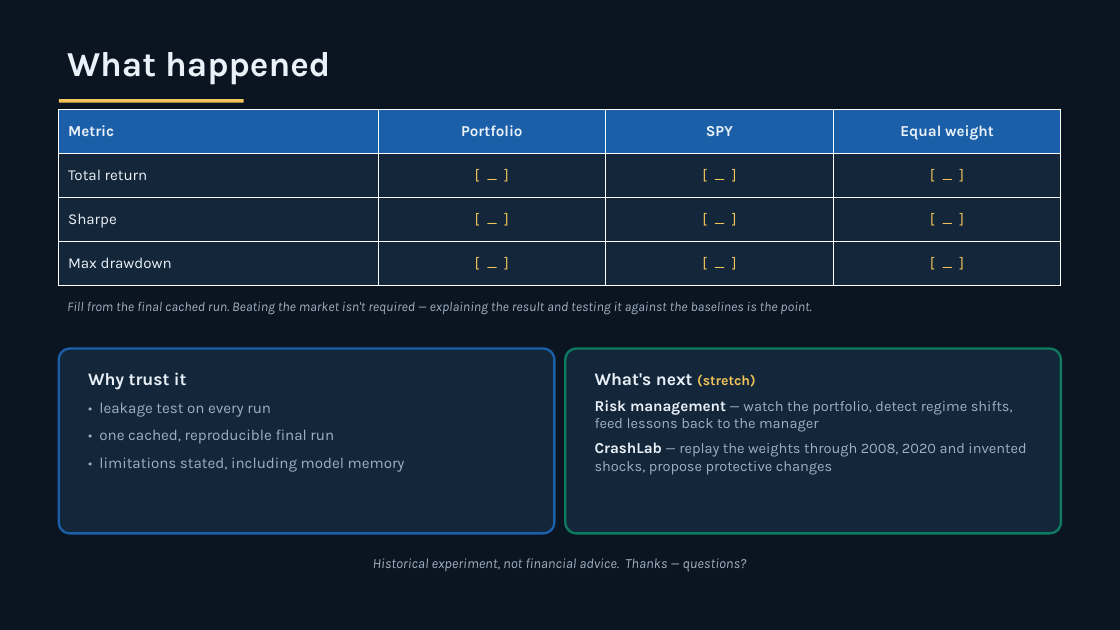
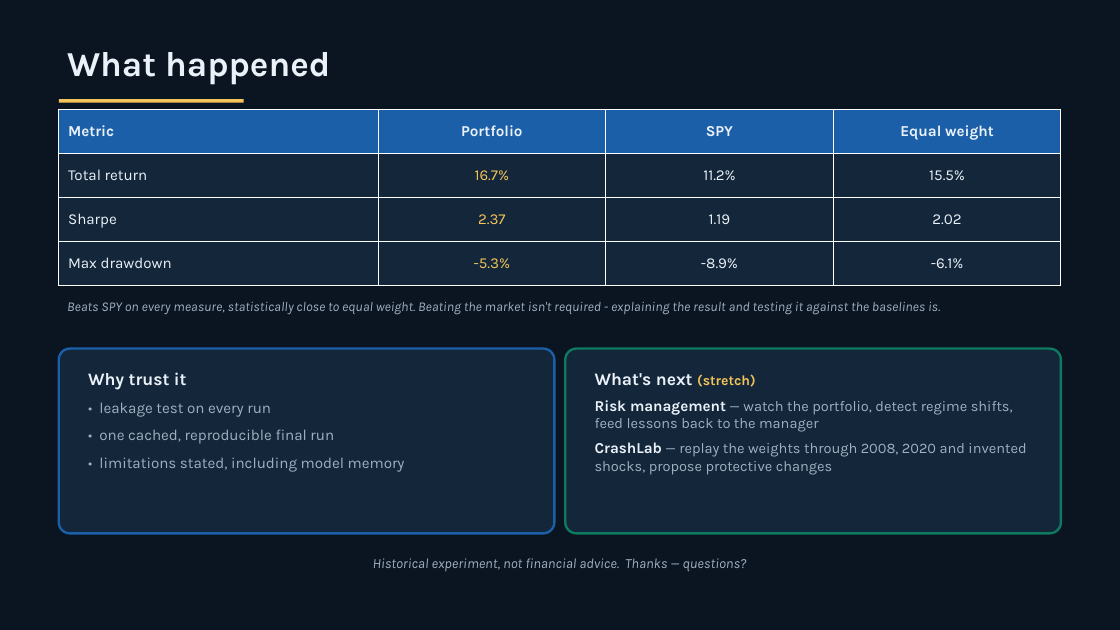
Before and after one commit to arnavvalvekar/aws-financial-portfolio, a slide deck: slide 3 of presentation/portfolio-pitch.pptx. Drawn at 1120x630 pixels with LibreOffice and Linux fonts; fonts in the diff are those of the drawing. Boxes give left, top, right and bottom in pixels: in the first picture for what was removed or moved away, otherwise in the second. Text is boxed around its words. In the diff, an @@ line names an element or a change of style, - is before the commit and + after.

Commit message:
Fill deck with final-run metrics and MSFT deep-dive, remove placeholders

```diff
--- a/presentation/portfolio-pitch.pptx
+++ b/presentation/portfolio-pitch.pptx
@@ table at (59, 109, 1061, 286) @@
-row 2: Total return | [ _ ] | [ _ ] | [ _ ]
+row 2: Total return | 16.7% | 11.2% | 15.5%
-row 3: Sharpe | [ _ ] | [ _ ] | [ _ ]
+row 3: Sharpe | 2.37 | 1.19 | 2.02
-row 4: Max drawdown | [ _ ] | [ _ ] | [ _ ]
+row 4: Max drawdown | -5.3% | -8.9% | -6.1%
@@ text at (67, 302, 940, 315): text changed @@
-Fill from the final cached run. Beating the market isn't required — explaining the result and testing it against the baselines is the point.
+Beats SPY on every measure, statistically close to equal weight. Beating the market isn't required - explaining the result and testing it against the baselines is.
```
Also in this commit, not shown: 1 other slide changed, 1 other file.
